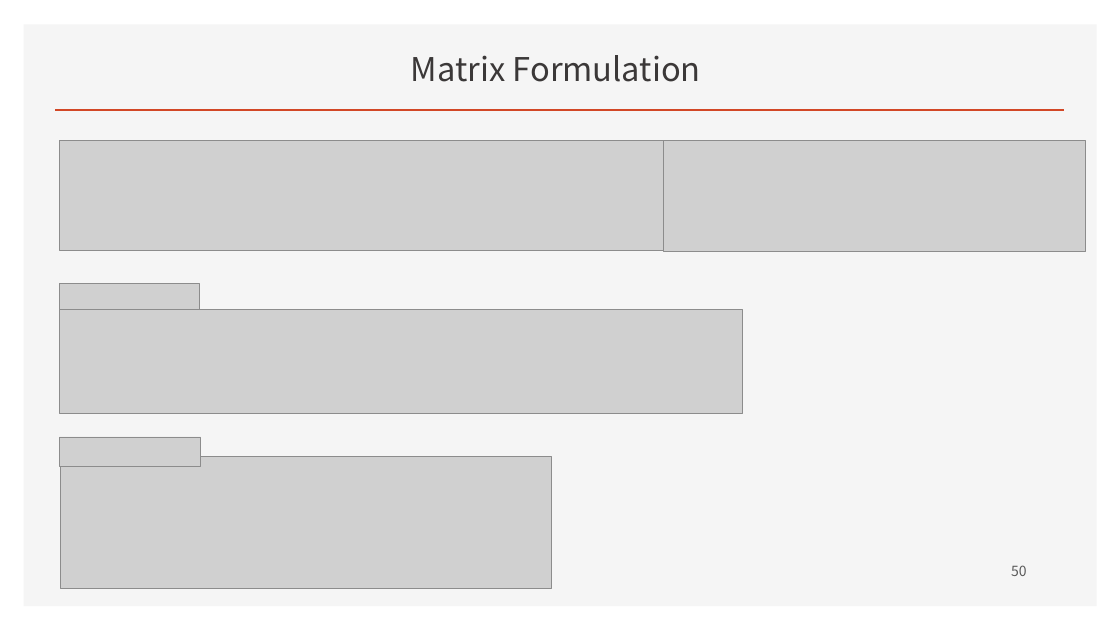
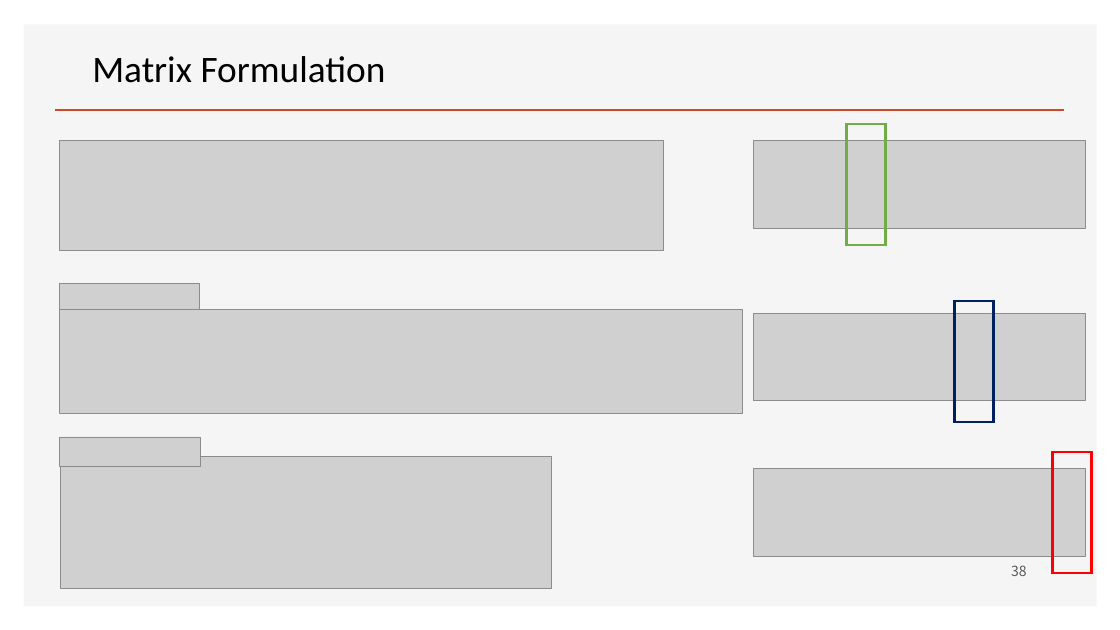
Before and after one commit to ancestor9/mathematics-for-machine-learning, a slide deck: slide 38 of w4_Perceptron_Regression.pptx (slide 50 before the commit). Drawn at 1120x630 pixels with LibreOffice and Linux fonts; fonts in the diff are those of the drawing; grey boxes stand for pictures; background and template pictures are left out. Boxes give left, top, right and bottom in pixels: in the first picture for what was removed or moved away, otherwise in the second. Text is boxed around its words. In the diff, an @@ line names an element or a change of style, - is before the commit and + after.

```diff
--- a/w4_Perceptron_Regression.pptx
+++ b/w4_Perceptron_Regression.pptx
@@ text "Matrix Formulation" at (92, 56, 386, 83): size 28 to 32 pt, font Noto Sans CJK KR to Calibri, text colour #3B3838 to #000000; alignment centre to left @@
@@ picture: place and size @@
-picture at (664, 141, 1086, 252)
+picture at (754, 141, 1086, 229)
@@ rectangle added at (847, 124, 886, 245), outline #70AD47 2.25 pt @@
@@ picture added at (754, 313, 1086, 401) @@
@@ rectangle added at (955, 301, 994, 422), outline #002060 2.25 pt @@
@@ picture added at (754, 469, 1086, 556) @@
@@ rectangle added at (1053, 452, 1091, 573), outline #FF0000 2.25 pt @@
@@ page number at (1011, 565, 1027, 576): text changed @@
-50
+38
```
Also in this commit, not shown: 13 other slides changed, 2 slides added, 22 slides removed.
